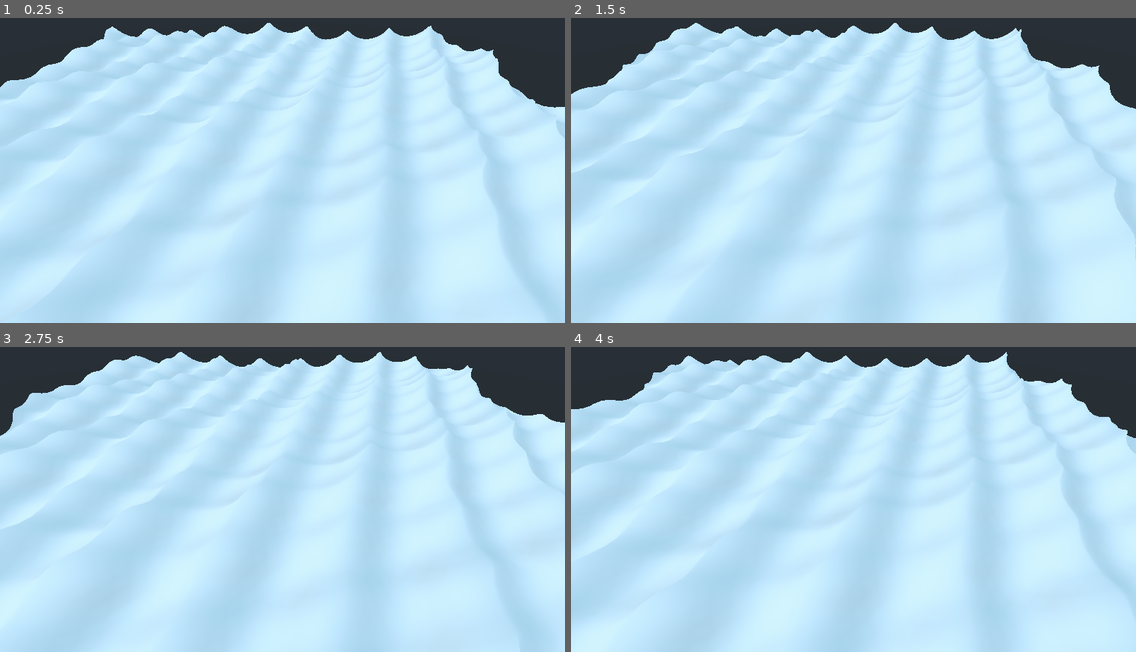
Above: before the commit, frames 1-4 (two rows, left to right).
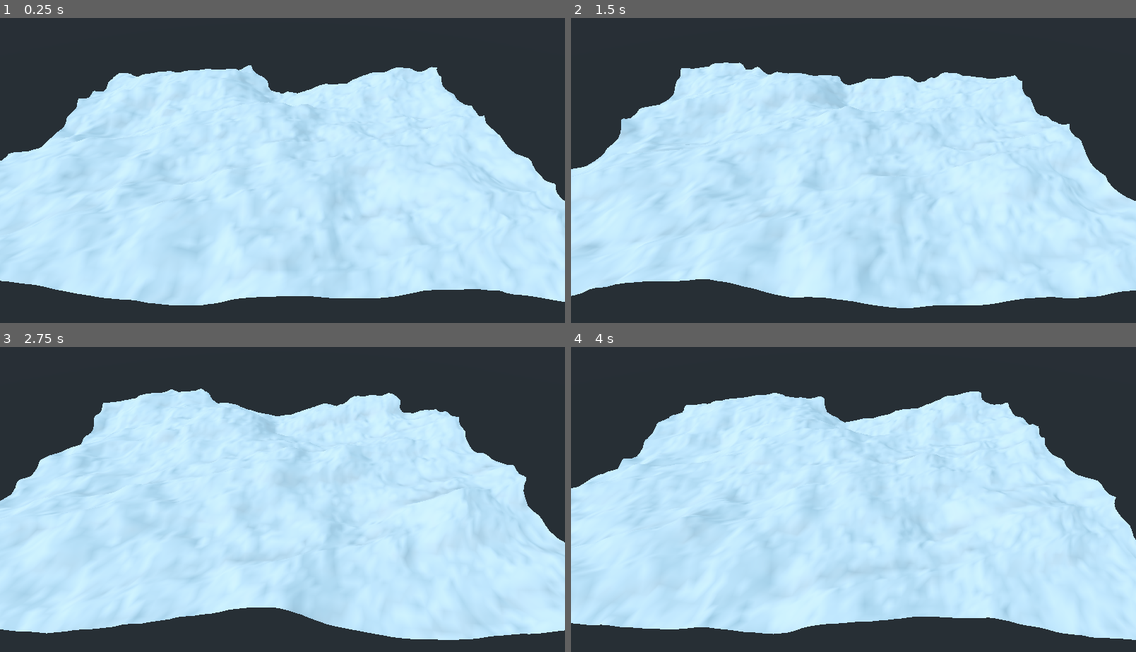
Above: after the commit, the same moments.

Repository: creikey/foamy-ocean
Game: Godot game, scene res://Main.tscn
The game is run twice, just before and just after one commit, with the same random seed, the same clock (stepped at 60 frames per second) and the same inputs.
Inputs:
- Up to frame 1 (0.25 s): no input
- Up to frame 2 (1.5 s): no input
- Up to frame 3 (2.75 s): no input
- Up to frame 4 (4 s): no input

The runs differ from the first frame. In frame 1, 34% of the frame differs, in the area x 0-100%, y 1-100%; in frame 2, 31%; in frame 3, 33%; in frame 4, 32%.

Commit message:
Reposition camera to show off whole ocean

Diff:
--- a/src/Main.tscn
+++ b/src/Main.tscn
@@ -13,12 +13,36 @@
 uniform vec4 wave_1 = vec4(1.0, 0.0, 0.5, 10.0);
 uniform vec4 wave_2 = vec4(0.5, 1.0, 0.6, 11.0);
 uniform vec4 wave_3 = vec4(0.8, 4.0, 0.8, 9.0);
-//uniform vec2 direction = vec2(1.0, 0.0);
-//uniform float steepness : hint_range(0.0, 1.0) = 0.5;
-//uniform float wavelength = 10.0;
-//uniform float speed = 1.0;
+
+uniform float noise_zoom = 0.5;
+uniform float noise_amp = 7.0;
 
 uniform float PI = 3.14159;
+
+float hash(vec2 p) {
+  return fract(sin(dot(p * 17.17, vec2(14.91, 67.31))) * 4791.9511);
+}
+
+float noise(vec2 x) {
+  vec2 p = floor(x);
+  vec2 f = fract(x);
+  f = f * f * (3.0 - 2.0 * f);
+  vec2 a = vec2(1.0, 0.0);
+  return mix(mix(hash(p + a.yy), hash(p + a.xy), f.x),
+         mix(hash(p + a.yx), hash(p + a.xx), f.x), f.y);
+}
+
+float fbm(vec2 x) {
+  float height = 0.0;
+  float amplitude = 0.5;
+  float frequency = 3.0;
+  for (int i = 0; i < 6; i++){
+    height += noise(x * frequency) * amplitude;
+    amplitude *= 0.5;
+    frequency *= 2.0;
+  }
+  return height;
+}
 
 vec3 gernster_wave(vec4 params, vec2 pos, float time) {
 	float steepness = params.z;
@@ -32,16 +56,11 @@
 }
 
 vec3 wave(vec2 pos, float time) {
-//	float k = 2.0 * PI / wavelength;
-//	float c = sqrt(9.81 / k);
-//	vec2 d = normalize(direction);
-//	float f = k * (dot(d, pos.xy) - c * time);
-//	float a = steepness / k;
-//	return vec3(d.x * (a * cos(f)), a * sin(f), d.y * (a * cos(f)));
 	vec3 to_return = vec3(0.0);
 	to_return += gernster_wave(wave_1, pos, time);
 	to_return += gernster_wave(wave_2, pos, time);
 	to_return += gernster_wave(wave_3, pos, time);
+	to_return.y += fbm(pos.xy * (noise_zoom/10.0)) * noise_amp;
 	return to_return;
 }
 
@@ -57,9 +76,11 @@
 
 [sub_resource type="ShaderMaterial" id=2]
 shader = SubResource( 1 )
-shader_param/wave_1 = Plane( 1, 0.35, 0.72, 15.9 )
-shader_param/wave_2 = Plane( 0.5, 1.18, -0.25, 30.23 )
+shader_param/wave_1 = Plane( 1, 0.35, -0.13, 15.9 )
+shader_param/wave_2 = Plane( 0.5, 1.18, 0.33, 30.23 )
 shader_param/wave_3 = Plane( 0.8, 4, 0.37, 9 )
+shader_param/noise_zoom = 0.15
+shader_param/noise_amp = 13.61
 shader_param/PI = 3.14159
 
 [sub_resource type="PlaneMesh" id=3]
@@ -148,7 +169,7 @@
 visible = false
 
 [node name="Camera" type="Camera" parent="."]
-transform = Transform( 1, 0, 0, 0, 0.71302, 0.701144, 0, -0.701144, 0.71302, 2.07501, 27.9452, 39.7829 )
+transform = Transform( 1, 0, 0, 0, 0.71302, 0.701144, 0, -0.701144, 0.71302, 2.07501, 48.8053, 81.5205 )
 visible = false
 
 [node name="Ocean" type="MeshInstance" parent="."]
@@ -157,7 +178,7 @@
 script = ExtResource( 4 )
 
 [node name="DirectionalLight" type="DirectionalLight" parent="."]
-transform = Transform( 0.577258, 0.417135, -0.701977, 0.0939905, 0.820017, 0.564569, 0.811135, -0.391881, 0.434154, 0, 5.77939, 15.1763 )
+transform = Transform( 0.455897, 0.468678, -0.756637, 0.0939905, 0.820017, 0.564569, 0.885056, -0.328502, 0.329792, 0, 17.1143, 15.1763 )
 light_energy = 0.3
 shadow_contact = 1.0
 
